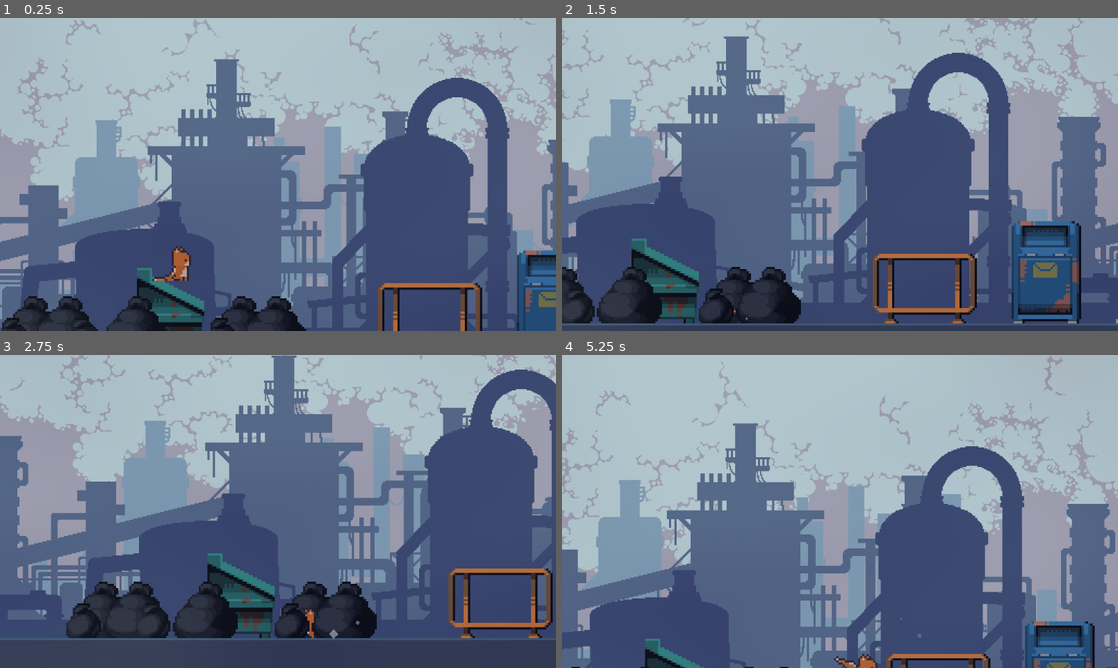
Above: before the commit, frames 1-4 (two rows, left to right).
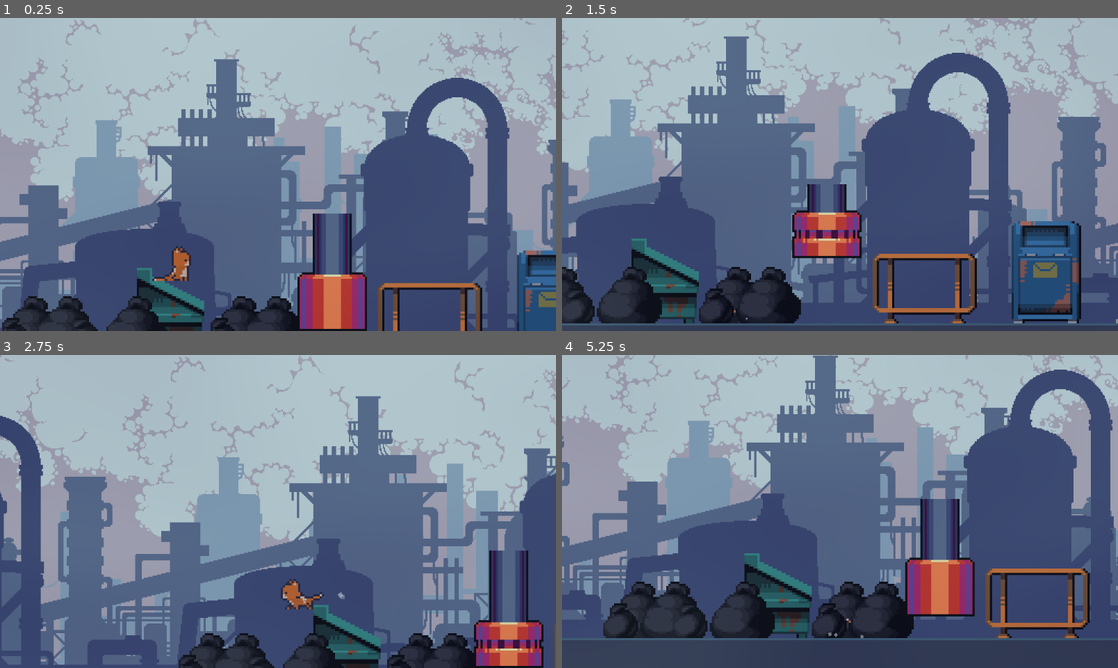
Above: after the commit, the same moments.

Repository: ArgolloTechnology/SISTCA
Game: Godot game, scene res://main.tscn
The game is run twice, just before and just after one commit, with the same random seed, the same clock (stepped at 60 frames per second) and the same inputs.
Inputs:
- Up to frame 1 (0.25 s): no input
- Up to frame 2 (1.5 s): tap Enter (ui_accept) at 0.5, 0.77 s; hold Right (ui_right) from 0.53 s (still down)
- Up to frame 3 (2.75 s): tap Enter (ui_accept) at 1.52 s; release Right (ui_right) at 2.03 s; hold Left (ui_left) from 2.03 s (still down)
- Up to frame 4 (5.25 s): release Left (ui_left) at 2.78 s; hold Right (ui_right) 2.78-4.28 s; tap Enter (ui_accept) at 3.02, 3.77, 4.52 s; hold Left (ui_left) 4.28-5.03 s; hold Right (ui_right) from 5.03 s (still down)

The runs differ from the first frame. In frame 1, 3.5% of the frame differs, in the area x 53-66%, y 62-100%; in frame 2, 2.4%; in frame 3, 65%; in frame 4, 68%, in the area x 0-100%, y 0-100%.

Commit message:
mesma coisa mas com todos os frames
ya....

Diff:
--- a/stray-2d/killzone.gd
+++ b/stray-2d/killzone.gd
@@ -4,6 +4,7 @@
 
 func _on_body_entered(body: Node2D) -> void:
 	print("You Died...")
+	get_tree().reload_current_scene()
 	timer.start()
 
 func _on_timer_timeout() -> void:
--- a/stray-2d/killzone.tscn
+++ b/stray-2d/killzone.tscn
@@ -3,6 +3,7 @@
 [ext_resource type="Script" uid="uid://cpew3sj5a2yhw" path="res://killzone.gd" id="1_3brf5"]
 
 [node name="Killzone" type="Area2D"]
+collision_mask = 2
 script = ExtResource("1_3brf5")
 
 [node name="Timer" type="Timer" parent="."]
--- a/stray-2d/main.tscn
+++ b/stray-2d/main.tscn
@@ -9,6 +9,7 @@
 [ext_resource type="Texture2D" uid="uid://bhulpcnc7m2wc" path="res://Sprites/Luz/Overlay/8.png" id="7_5vw27"]
 [ext_resource type="Texture2D" uid="uid://31pmsog2gdeu" path="res://Sprites/Luz/Overlay/6.png" id="7_272bh"]
 [ext_resource type="PackedScene" uid="uid://f2bbiglymby6" path="res://killzone.tscn" id="9_kek77"]
+[ext_resource type="PackedScene" uid="uid://xyar82yxh0pv" path="res://pistão.tscn" id="10_4c57u"]
 
 [sub_resource type="WorldBoundaryShape2D" id="WorldBoundaryShape2D_4vx3i"]
 distance = 1.0
@@ -456,8 +457,6 @@
 
 [node name="Player" parent="." instance=ExtResource("1_axhp0")]
 position = Vector2(226, 473)
-collision_layer = 3
-collision_mask = 3
 
 [node name="Camera2D" type="Camera2D" parent="Player"]
 position = Vector2(0, -43)
@@ -551,9 +550,10 @@
 texture = ExtResource("7_272bh")
 
 [node name="Killzone" parent="." instance=ExtResource("9_kek77")]
-position = Vector2(284, 497)
-collision_mask = 2
 
 [node name="CollisionShape2D" type="CollisionShape2D" parent="Killzone"]
 position = Vector2(14, 5)
 shape = SubResource("SegmentShape2D_kek77")
+
+[node name="Pistão" parent="." instance=ExtResource("10_4c57u")]
+position = Vector2(299, 480)
--- a/stray-2d/pistão.tscn
+++ b/stray-2d/pistão.tscn
@@ -70,6 +70,34 @@
 [sub_resource type="SegmentShape2D" id="SegmentShape2D_b2lu7"]
 a = Vector2(34, 10)
 
+[sub_resource type="Animation" id="Animation_bhkfy"]
+length = 2.50001
+step = 0.125
+tracks/0/type = "value"
+tracks/0/imported = false
+tracks/0/enabled = true
+tracks/0/path = NodePath("AnimatedSprite2D:frame")
+tracks/0/interp = 1
+tracks/0/loop_wrap = true
+tracks/0/keys = {
+"times": PackedFloat32Array(0, 0.125, 0.25, 0.375, 0.5, 0.625, 0.75, 0.875),
+"transitions": PackedFloat32Array(1, 1, 1, 1, 1, 1, 1, 1),
+"update": 1,
+"values": [0, 1, 2, 3, 4, 5, 6, 7]
+}
+tracks/1/type = "value"
+tracks/1/imported = false
+tracks/1/enabled = true
+tracks/1/path = NodePath("Killzone:position")
+tracks/1/interp = 1
+tracks/1/loop_wrap = true
+tracks/1/keys = {
+"times": PackedFloat32Array(0, 0.125, 0.25, 0.375, 0.5, 0.625, 0.75, 0.875),
+"transitions": PackedFloat32Array(1, 1, 1, 1, 1, 1, 1, 1),
+"update": 0,
+"values": [Vector2(0, 0), Vector2(0, 22), Vector2(0, 32), Vector2(0, 31), Vector2(0, 32), Vector2(0, 22), Vector2(0, 12), Vector2(0, 2)]
+}
+
 [sub_resource type="Animation" id="Animation_0r0mu"]
 resource_name = "new_animation"
 length = 2.0
@@ -99,33 +127,6 @@
 "values": [Vector2(-107, -83), Vector2(-106, -61), Vector2(-108, -51), Vector2(-107, -61), Vector2(-107, -71), Vector2(-107, -81)]
 }
 
-[sub_resource type="Animation" id="Animation_bhkfy"]
-length = 0.001
-tracks/0/type = "value"
-tracks/0/imported = false
-tracks/0/enabled = true
-tracks/0/path = NodePath("AnimatedSprite2D:frame")
-tracks/0/interp = 1
-tracks/0/loop_wrap = true
-tracks/0/keys = {
-"times": PackedFloat32Array(0),
-"transitions": PackedFloat32Array(1),
-"update": 1,
-"values": [0]
-}
-tracks/1/type = "value"
-tracks/1/imported = false
-tracks/1/enabled = true
-tracks/1/path = NodePath("Killzone:position")
-tracks/1/interp = 1
-tracks/1/loop_wrap = true
-tracks/1/keys = {
-"times": PackedFloat32Array(0),
-"transitions": PackedFloat32Array(1),
-"update": 0,
-"values": [Vector2(-107, -51)]
-}
-
 [sub_resource type="AnimationLibrary" id="AnimationLibrary_ymrp3"]
 _data = {
 &"RESET": SubResource("Animation_bhkfy"),
@@ -140,10 +141,9 @@
 autoplay = "default"
 
 [node name="Killzone" parent="." instance=ExtResource("2_r5w03")]
-position = Vector2(-107, -51)
 
 [node name="CollisionShape2D" type="CollisionShape2D" parent="Killzone"]
-position = Vector2(90, 73)
+position = Vector2(-17, -10)
 shape = SubResource("SegmentShape2D_b2lu7")
 
 [node name="AnimationPlayer" type="AnimationPlayer" parent="."]
--- a/stray-2d/player.tscn
+++ b/stray-2d/player.tscn
@@ -719,6 +719,8 @@
 
 [node name="Player" type="CharacterBody2D"]
 z_index = 1
+collision_layer = 3
+collision_mask = 3
 script = ExtResource("1_gq8d0")
 
 [node name="CollisionShape2D" type="CollisionShape2D" parent="."]
Not shown: 1 places in stray-2d/main.tscn that only renumber resources
